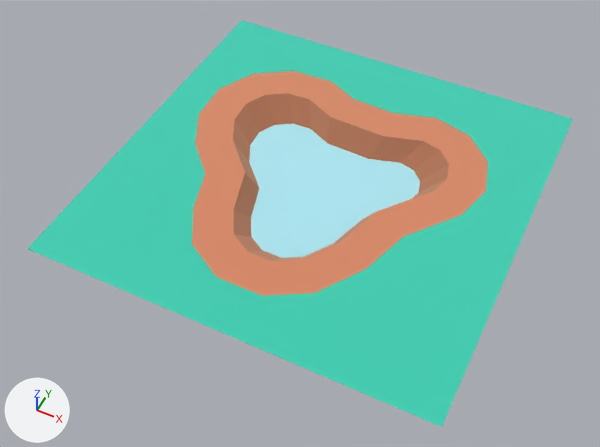
Renders of the glTF model public/models/nf2/nature/ground_riverTile.glb from each side of a commit.
Rendered twice from a 50 mm lens placed at (0.603, -1.316, 1.404), pointed at (-0.013, -0.083, -0.137). Lighting does not change. The marker at lower left points along +X, +Y and +Z. The picture after the commit comes second. Where no turn or scale is listed for an object, it has been applied to the vertices.

Names of what the first picture shows: 'ground_riverTile'.
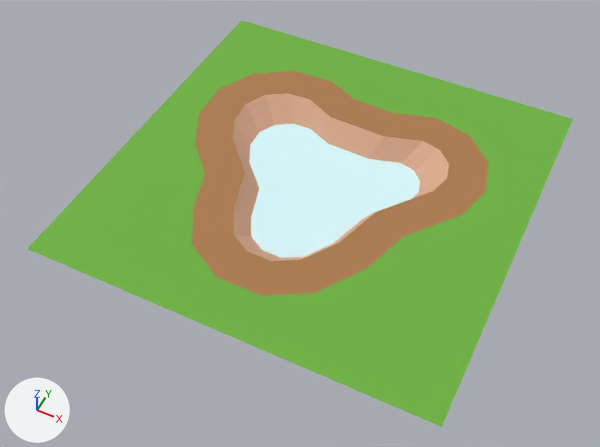
Changed parts and their boxes (x1, y1, x2, y2) in the pictures (600 x 447 px):
'ground_riverTile', recoloured, surface changed: (27, 20, 573, 427) in both

The change, as a diff of the scene's bpy script:
```diff
--- a/public/models/nf2/nature/ground_riverTile.glb.py
+++ b/public/models/nf2/nature/ground_riverTile.glb.py
@@ mat_grass @@
 mat_grass = principled_material('grass')
-mat_grass.base_color = (0.173, 0.847, 0.722)  # cyan #73eddd
-mat_grass.metallic = 1.0
+mat_grass.base_color = (0.159, 0.451, 0.0513)  # green #6fb340
 mat_grass.roughness = 1.0
@@ mat_dirtdark @@
 mat_dirtdark.base_color = (0.71, 0.408, 0.271)  # beige #dbab8e
-mat_dirtdark.metallic = 1.0
 mat_dirtdark.roughness = 1.0
@@ mat_water @@
 mat_water.base_color = (0.69, 0.957, 1.0)  # pale blue #d8faff
-mat_water.metallic = 1.0
 mat_water.roughness = 1.0
@@ mat_dirt @@
 mat_dirt = principled_material('dirt')
-mat_dirt.base_color = (0.886, 0.514, 0.341)  # beige #f2be9e
-mat_dirt.metallic = 1.0
+mat_dirt.base_color = (0.418, 0.198, 0.0762)  # brown #ad7b4e
 mat_dirt.roughness = 1.0
@@ ob_tmpparent @@
-ob_tmpparent = bpy.data.objects.new('tmpParent', None)
-ob_tmpparent.location = (0.0, 0.0, 0.0)
```
